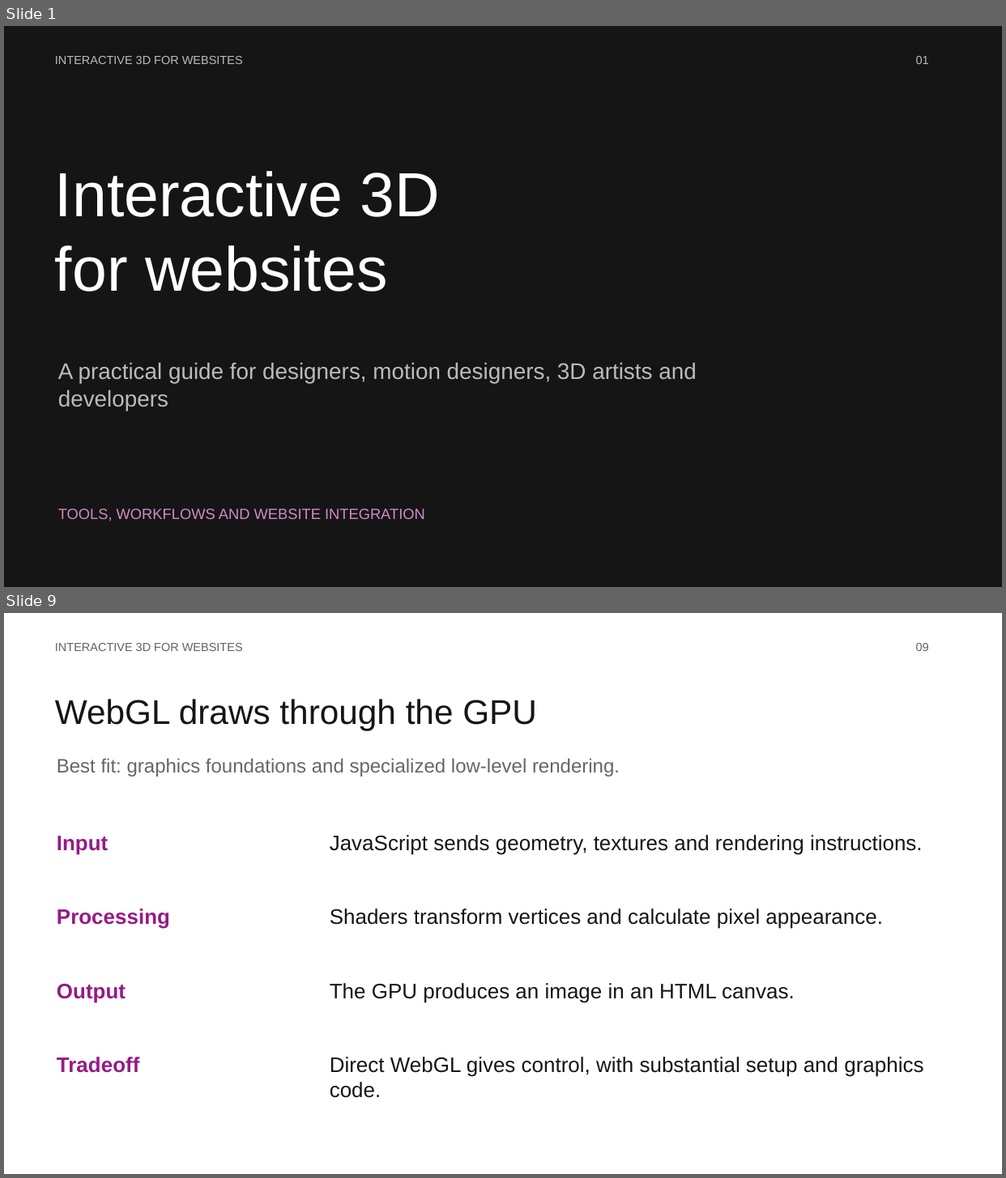
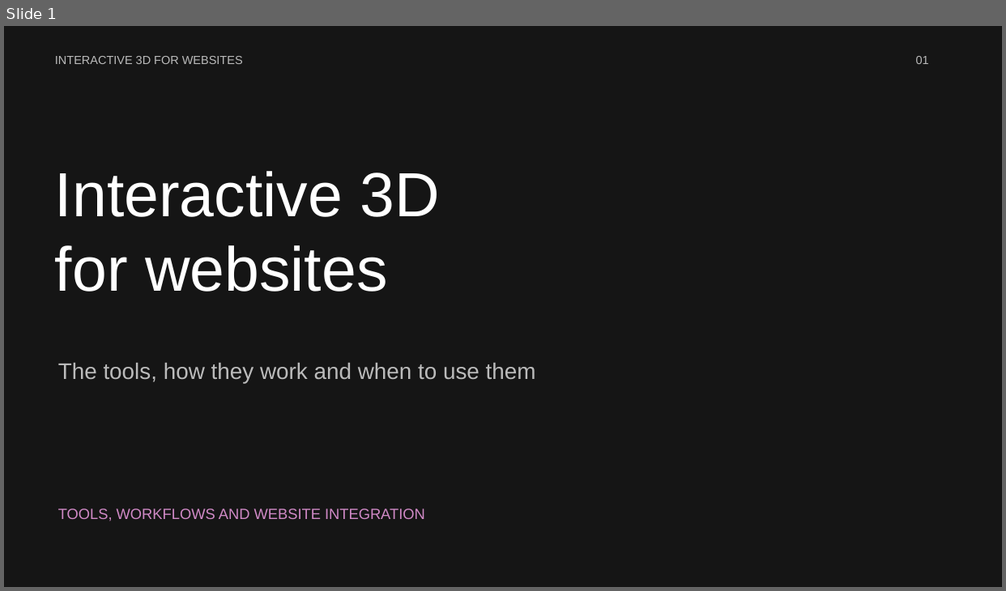
Before and after one commit to Naveen100102/lightmetrics-3d-viewer, a slide deck: public/presentation/Interactive-3D-for-Websites.pptx. Shown one above the other, each under a label of ours: slides 1 and 9 before the commit, slide 1 after it; the slides between them are not shown. The pictures are 1006x1178 and 1006x591 pixels, drawn with LibreOffice and Linux fonts; fonts in the diff are those of the drawing. Boxes give left, top, right and bottom in pixels: in the first picture for what was removed or moved away, otherwise in the second. Text is boxed around its words. In the diff, an @@ line names an element or a change of style, - is before the commit and + after.

```diff
--- a/public/presentation/Interactive-3D-for-Websites.pptx
+++ b/public/presentation/Interactive-3D-for-Websites.pptx
@@ slide 9 removed at <box>4,613,1002,1174</box>, background #FFFFFF @@
@@ text removed at <box>55,643,243,651</box> @@
-INTERACTIVE 3D FOR WEBSITES
@@ text removed at <box>916,643,929,651</box> @@
-09
@@ text removed at <box>55,699,537,730</box> @@
-WebGL draws through the GPU
@@ text removed at <box>57,758,620,777</box> @@
-Best fit: graphics foundations and specialized low-level rendering.
@@ text removed at <box>57,836,108,855</box> @@
-Input
@@ text removed at <box>330,835,923,855</box> @@
-JavaScript sends geometry, textures and rendering instructions.
@@ text removed at <box>57,909,170,929</box> @@
-Processing
@@ text removed at <box>330,909,883,929</box> @@
-Shaders transform vertices and calculate pixel appearance.
@@ text removed at <box>57,984,126,1003</box> @@
-Output
@@ text removed at <box>330,983,795,1003</box> @@
-The GPU produces an image in an HTML canvas.
@@ text removed at <box>57,1057,140,1073</box> @@
-Tradeoff
@@ text removed at <box>330,1057,923,1098</box> @@
-Direct WebGL gives control, with substantial setup and graphics code.
@@ slide 1 changed as well @@
@@ text at <box>58,363,536,383</box>: text changed @@
-A practical guide for designers, motion designers, 3D artists and developers
+The tools, how they work and when to use them
```
Also in this commit, not shown: 7 other slides changed, 3 slides added, 23 other slides removed, 34 other files.
